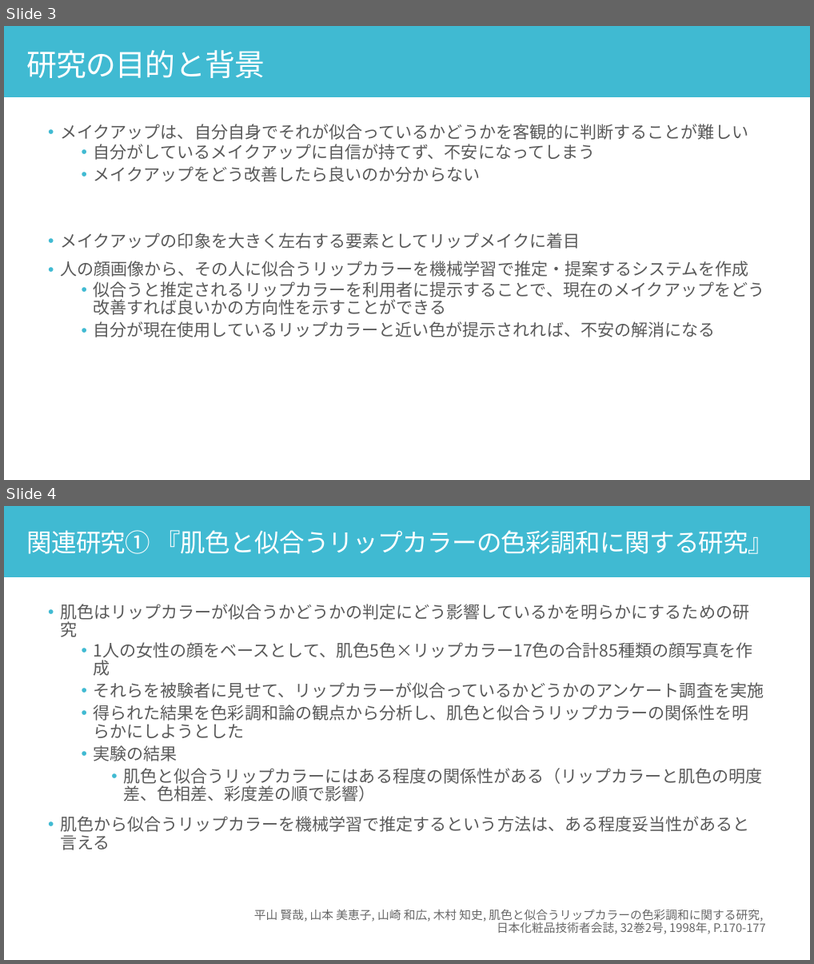
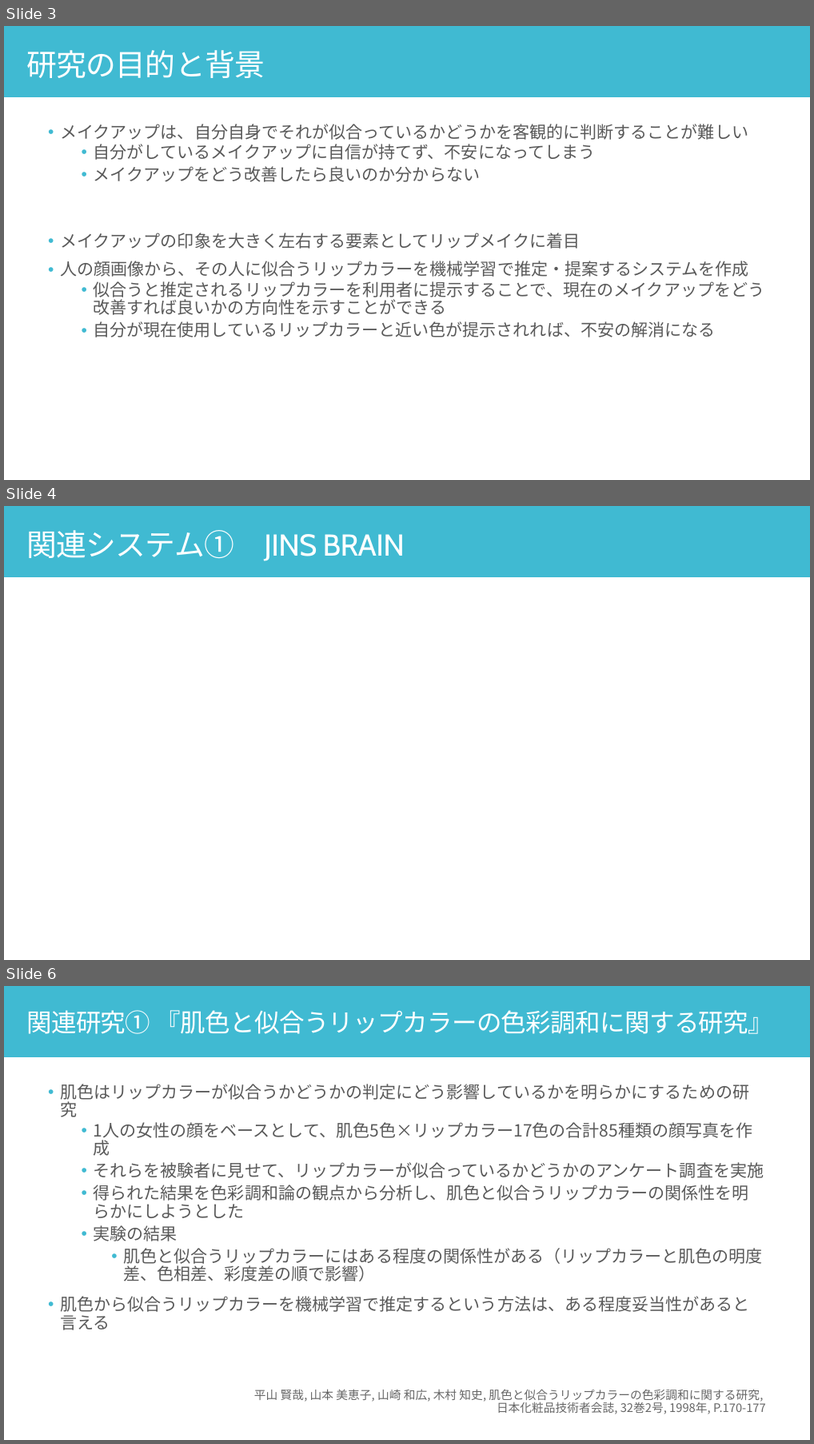
Before and after one commit to yuu5322/sci23, a slide deck: 口頭試問.pptx. Shown one above the other, each under a label of ours: slides 3 and 4 before the commit, slides 3, 4 and 6 after it; the slides between them are not shown. The pictures are 814x964 and 814x1444 pixels, drawn with LibreOffice and Linux fonts; fonts in the diff are those of the drawing. Boxes give left, top, right and bottom in pixels: in the first picture for what was removed or moved away, otherwise in the second. Text is boxed around its words. In the diff, an @@ line names an element or a change of style, - is before the commit and + after.

```diff
--- a/口頭試問.pptx
+++ b/口頭試問.pptx
@@ slide 4 added at (4,506,810,960), background #FFFFFF @@
@@ rectangle added at (4,506,810,577), fill #40BAD2 @@
@@ text added at (26,530,405,561), 36 pt, text #FFFFFF @@
+関連システム① JINS BRAIN
@@ what was slide 4 is now slide 6 @@
```
Also in this commit, not shown: 5 slides changed, 5 other slides added, 1 slide removed.
